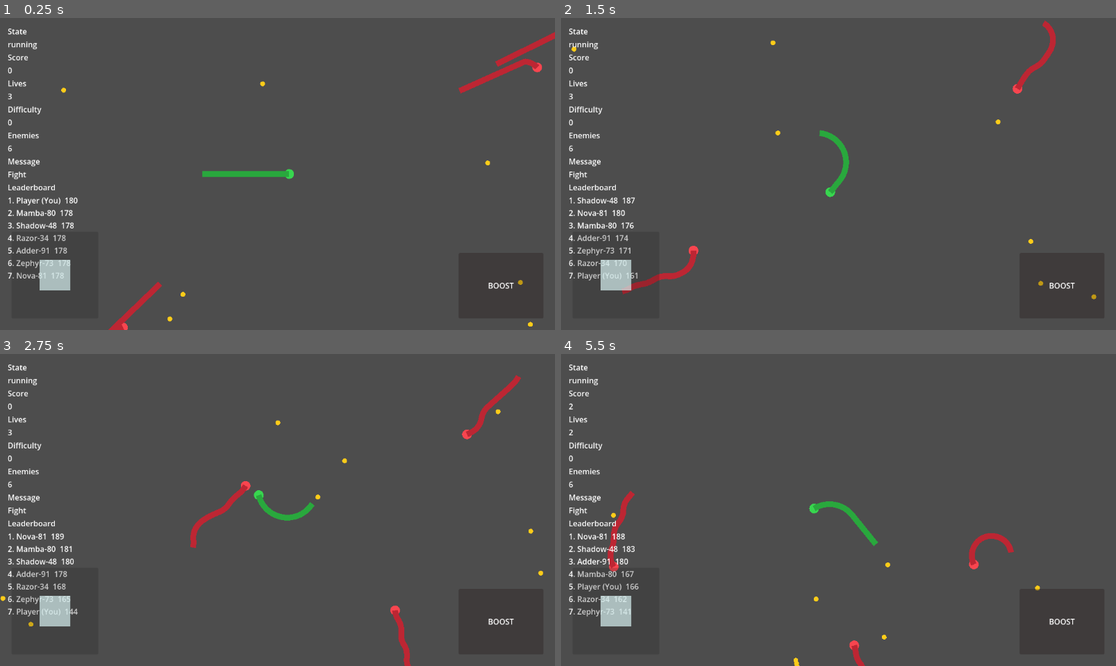
Above: before the commit, frames 1-4 (two rows, left to right).
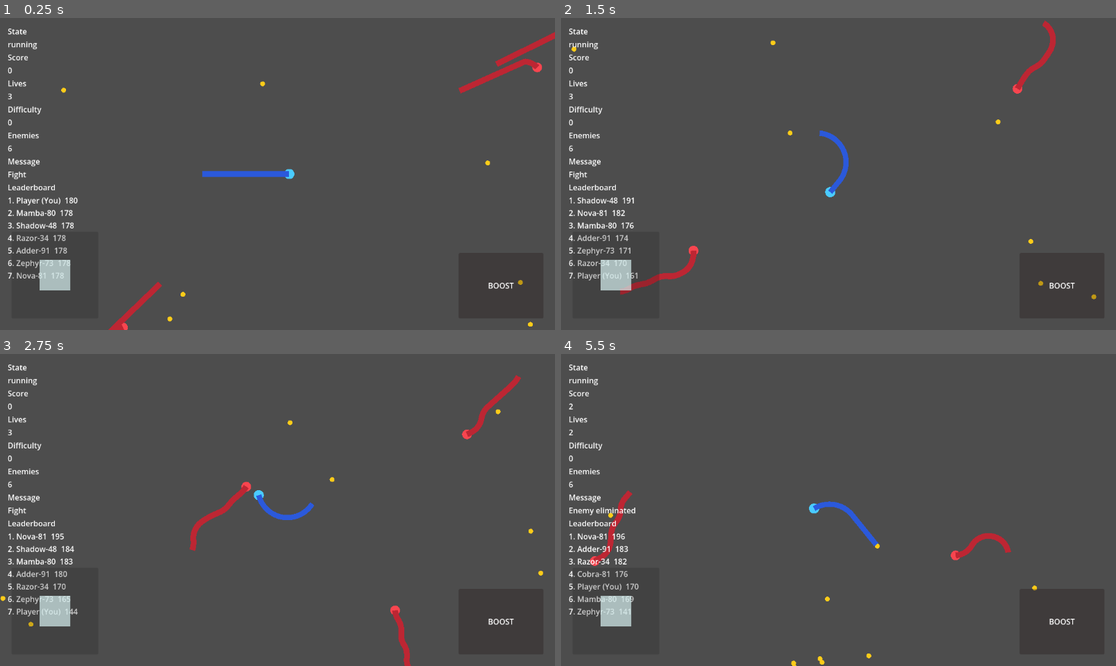
Above: after the commit, the same moments.

Repository: Jlu-waterbrother/snake_combat
Game: Godot game, scene res://scenes/main/main.tscn
Same seed, same stepped clock (60 frames per second), same inputs: the game is played once before the commit and once after it.
Inputs (mouse positions are in pixels of both pictures, inside the frame that each line leads up to):
- Up to frame 1 (0.25 s): no input
- Up to frame 2 (1.5 s): tap Enter at 0.5 s; move the mouse to (960, 158) at 0.52 s; hold D (turn_right) 0.53-1.25 s; hold Shift (boost) 0.53-1.25 s; click (960, 158) at 0.67 s; drag from (727, 189) to (1021, 96) at 1.27 s
- Up to frame 3 (2.75 s): move the mouse to (333, 441) at 2.02 s; hold D (turn_right) from 2.03 s (still down); hold Shift (boost) from 2.03 s (still down)
- Up to frame 4 (5.5 s): release D (turn_right) at 2.75 s; release Shift (boost) at 2.75 s; drag from (810, 572) to (1027, 435) at 2.77 s; move the mouse to (1005, 556) at 3.52 s; hold A (turn_left) 3.53-4.25 s; hold Shift (boost) 3.53-4.25 s; drag from (672, 463) to (771, 637) at 4.27 s; move the mouse to (866, 510) at 5.02 s; hold A (turn_left) from 5.03 s (still down); hold Shift (boost) from 5.03 s (still down); click (866, 510) at 5.17 s

The runs differ from the first frame. In frame 1, 0.3% of the frame differs, in the area x 36-54%, y 48-52%; in frame 2, 0.4%; in frame 3, 0.7%; in frame 4, 1.8%, in the area x 1-87%, y 43-100%.

Commit message:
游戏优化

Diff:
--- a/resources/config/default_player_skin.tres
+++ b/resources/config/default_player_skin.tres
@@ -4,7 +4,7 @@
 
 [resource]
 script = ExtResource("1")
-head_color = Color(0.22, 0.84, 0.31, 1)
-body_color = Color(0.16, 0.66, 0.24, 1)
-head_radius_scale = 1.0
-body_width_scale = 1.0
+head_color = Color(0.29, 0.8, 1, 1)
+body_color = Color(0.17, 0.35, 0.86, 1)
+head_radius_scale = 1.05
+body_width_scale = 0.92
--- a/scripts/managers/snake_manager.gd
+++ b/scripts/managers/snake_manager.gd
@@ -13,7 +13,7 @@
 @export var ai_config: Resource
 @export var player_skin: Resource
 @export var enemy_skin: Resource
-@export var growth_per_food: float = 8.0
+@export var growth_per_food: float = 10.0
 @export var enemy_spawn_radius_min: float = 420.0
 @export var enemy_spawn_radius_max: float = 980.0
 @export var enemy_spawn_attempts: int = 24
--- a/scripts/snake/player_snake.gd
+++ b/scripts/snake/player_snake.gd
@@ -17,7 +17,7 @@
 @export var min_body_length: float = 80.0
 @export var visual_reference_length: float = 180.0
 @export var head_growth_scale: float = 0.35
-@export var body_width_growth_scale: float = 0.45
+@export var body_width_growth_scale: float = 0.3
 @export var max_visual_scale: float = 2.4
 @export var coiling_turn_threshold: float = 0.55
 @export var coiling_shrink_per_second: float = 8.0
